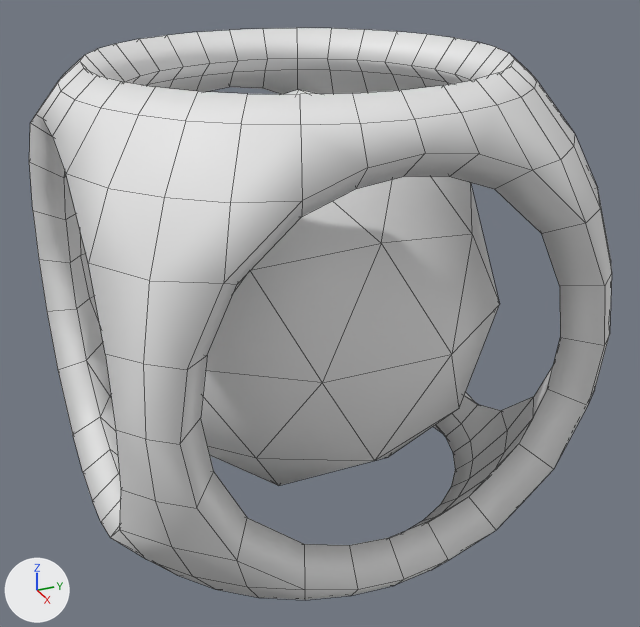
One commit to the FBX model Assets/Models/artefact.fbx: the scene before it, then after it.
Both versions are drawn from a 50 mm lens placed at (3.33, -1.4, 1.52), pointed at (0.08, 0.06, -0.1). Arrows for +X, +Y and +Z are at lower left; the lights stay in place. Mesh edges are drawn as thin lines. Where no turn or scale is listed for an object, it has been applied to the vertices.

The older version as bpy lines, for what is in view:
```python
me_mesh = bpy.data.meshes.new('Mesh')
me_mesh.from_pydata(...)  # an icosphere of 80 faces spanning x -95.0..95.0, y -100.0..100.0, z -100.0..100.0
me_mesh.materials.append(mat_material_002)  # white #e7e7e7
me_mesh_001 = bpy.data.meshes.new('Mesh.001')
me_mesh_001.from_pydata(...)  # 504 vertices, 528 faces; spans x -1.0..1.0, y -1.0..1.0, z -1.0..1.0
me_mesh_001.materials.append(mat_material_002)  # white #e7e7e7
ob_cube = bpy.data.objects.new('Cube', me_mesh_001)
ob_cube.location = (0.0, 0.0, 0.0)
ob_icosphere = bpy.data.objects.new('Icosphere', me_mesh)
ob_icosphere.location = (0.0, 0.0, 0.0)
ob_icosphere.rotation_euler = (1.571, 0.0, 0.0)  # degrees (90, 0, 0)
ob_icosphere.scale = (0.00863, 0.00863, 0.00863)
```
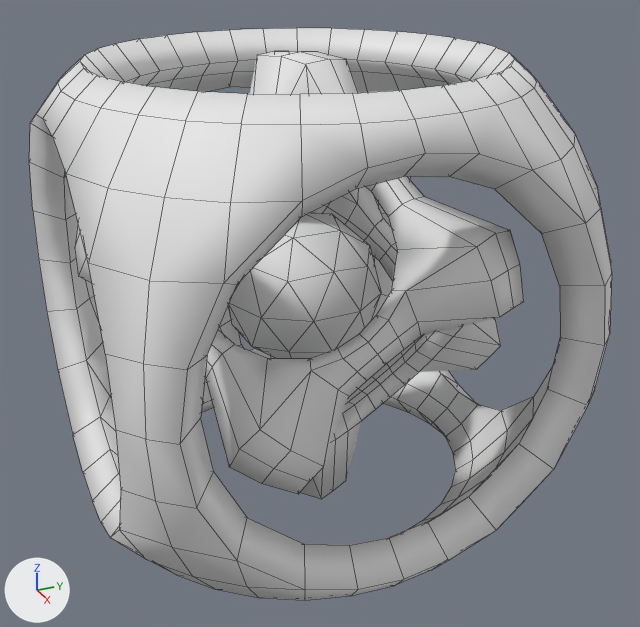
Changed parts and their boxes (x1, y1, x2, y2) in the pictures (640 x 627 px):
```json
{"object": "Icosphere", "change": "turned, rescaled", "before": [201, 90, 499, 486], "after": [228, 212, 381, 358]}
{"object": "Cube.001", "change": "added", "after": [75, 51, 524, 499]}
```

Scene script edits in JSON lines:
```json
{"op": "add", "block": "me_mesh_1", "code": ["me_mesh_1 = bpy.data.meshes.new('Mesh')", "me_mesh_1.from_pydata(...)  # 504 vertices, 528 faces; spans x -0.92..0.92, y -0.96..0.96, z -1.0..1.0", "me_mesh_1.materials.append(mat_material_002)  # white #e7e7e7"]}
{"op": "set", "path": "ob_icosphere.rotation_euler", "old": "(1.571, 0.0, 0.0)", "new": "(1.571, 0.0, -1.213)", "note": "degrees (90, 0, 0) -> degrees (90, 0, -69)"}
{"op": "set", "path": "ob_icosphere.scale", "old": "(0.00863, 0.00863, 0.00863)", "new": "(0.00351, 0.00351, 0.00351)"}
{"op": "add", "block": "ob_cube_001", "code": ["ob_cube_001 = bpy.data.objects.new('Cube.001', me_mesh_1)", "ob_cube_001.location = (0.009, 0.021, 0.0)"]}
```
